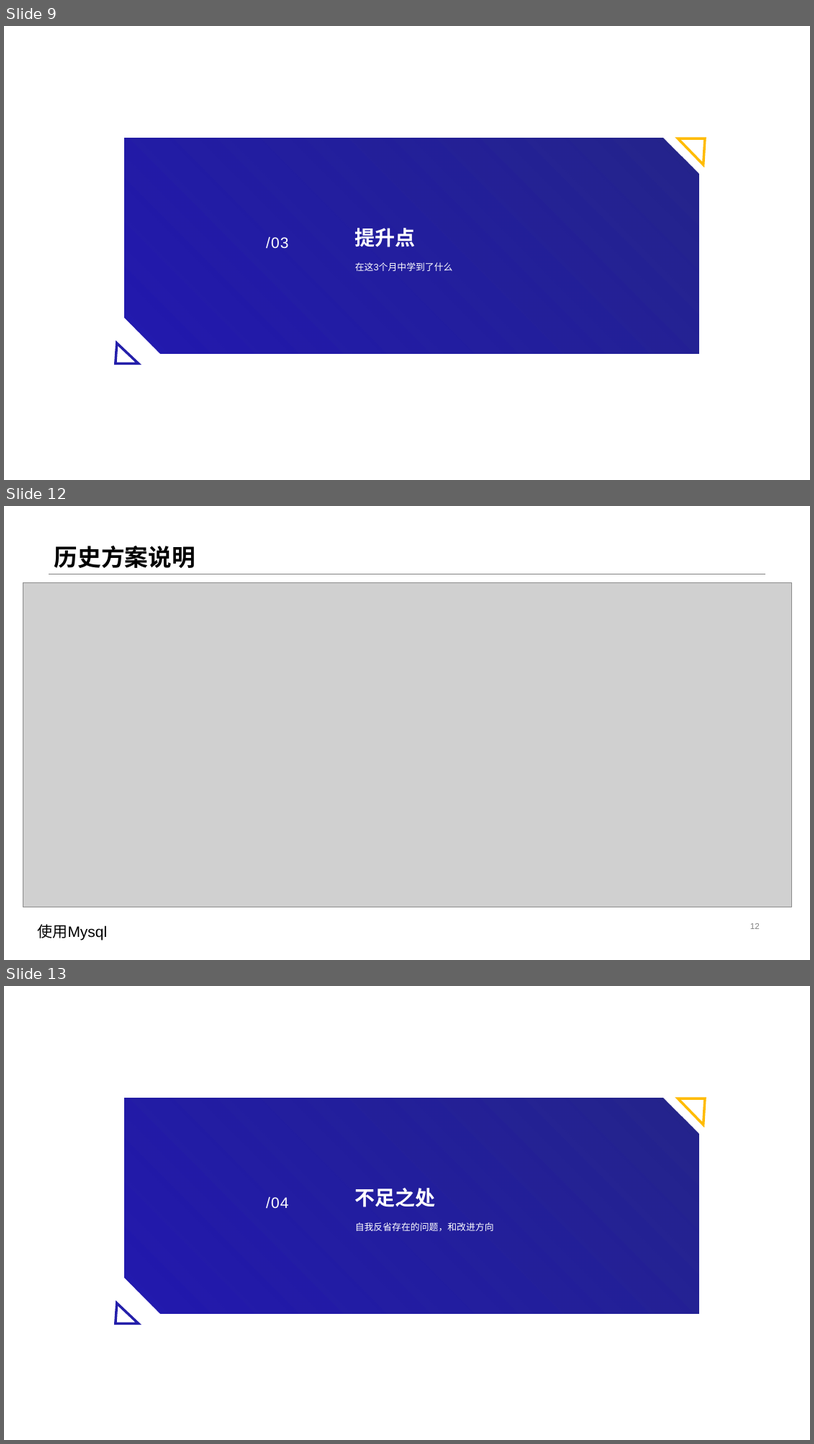
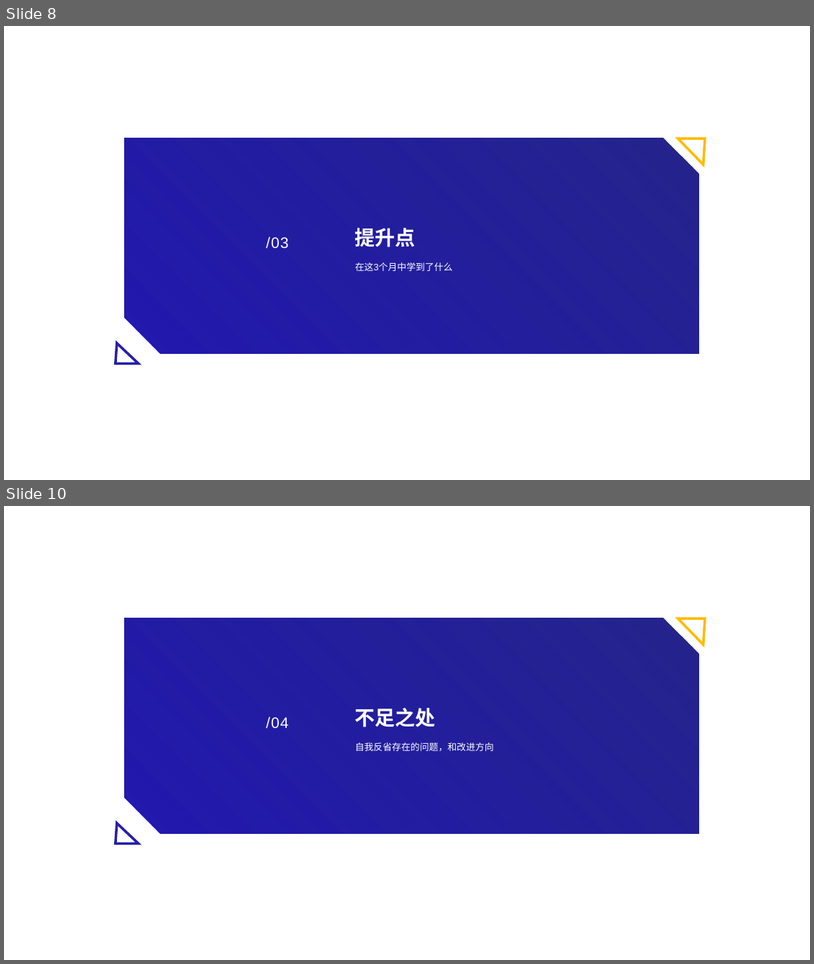
Before and after one commit to czx-dev/note, a slide deck: 陈仲贤述职答辩.pptx. Shown one above the other, each under a label of ours: slides 9, 12 and 13 before the commit, slides 8 and 10 after it; the slides between them are not shown. The pictures are 814x1444 and 814x964 pixels, drawn with LibreOffice and Linux fonts; fonts in the diff are those of the drawing; grey boxes stand for pictures. Boxes give left, top, right and bottom in pixels: in the first picture for what was removed or moved away, otherwise in the second. Text is boxed around its words. In the diff, an @@ line names an element or a change of style, - is before the commit and + after.

```diff
--- a/陈仲贤述职答辩.pptx
+++ b/陈仲贤述职答辩.pptx
@@ slide 12 removed at <box>4,506,810,960</box>, background #FFFFFF @@
@@ title removed at <box>54,546,196,568</box> @@
-历史方案说明
@@ picture removed at <box>23,582,792,906</box> @@
@@ line removed from (48, 574) to (766, 574) @@
@@ text removed at <box>38,924,108,940</box> @@
-使用Mysql
@@ page number removed at <box>751,923,760,929</box> @@
-12
@@ what was slide 9 is now slide 8 @@
@@ what was slide 13 is now slide 10 @@
```
Also in this commit, not shown: 8 slides changed, 2 other slides removed, 15 other files.
